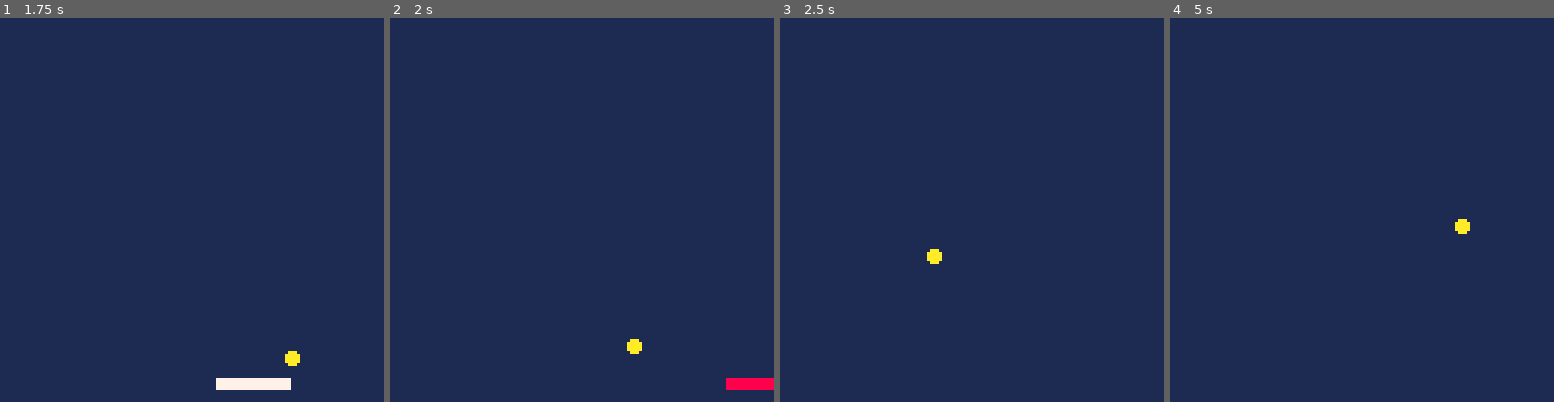
Above: before the commit, frames 1-4 (left to right).
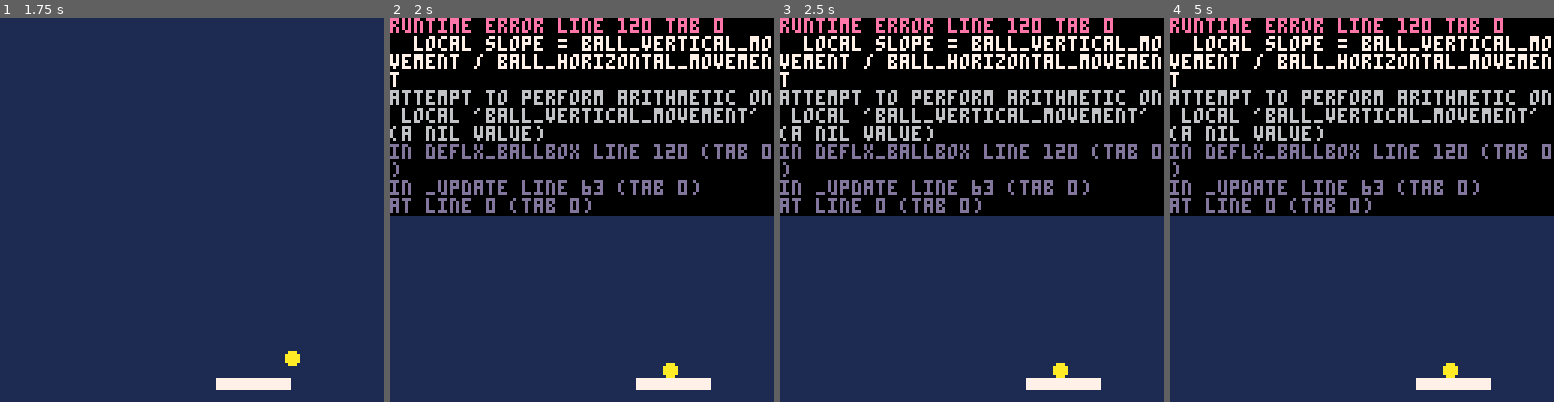
Above: after the commit, the same moments.

Repository: Mackeriah/Breakout-tutorial
Game: PICO-8 cartridge breakout/breakout.p8
Two runs of this game, one before a commit and one after it. Both use one fixed random seed, a clock stepped at 60 frames per second and the inputs below.
Inputs:
- Up to frame 1 (1.75 s): hold Right from 1.6 s (still down)
- Up to frame 2 (2 s): keep holding Right
- Up to frame 3 (2.5 s): release Right at 2.1 s; hold Right from 2.47 s (still down)
- Up to frame 4 (5 s): release Right at 3.03 s; hold Left 3.08-3.58 s; hold Right 4.02-4.68 s

Frame 1 is identical in both runs. In frame 2, 53% of the frame differs, in the area x 0-100%, y 0-97%; in frame 3, 52%; in frame 4, 52%.
Error after the commit: runtime error line 120 tab 0; local slope = ball_vertical_movement / ball_horizontal_movement; attempt to perform arithmetic on local 'ball_vertical_movement' …

Commit message:
Update breakout.p8
nope, his collision code is insane and doesn't even work properly! I'm going to try and fix the issues with mine

Diff:
--- a/breakout/breakout.p8
+++ b/breakout/breakout.p8
@@ -24,7 +24,10 @@
 end
 
 function _update() -- runs every frame
-	-- paddle movement
+	-- variables used later
+	local next_ball_x_pos, next_ball_y_pos
+
+	-- paddle movement when player presses keys
 	local button_press = false
 	if btn(0) then
 	paddle_x_speed = -5 --left
@@ -39,26 +42,41 @@
 	end
 	paddle_x_pos += paddle_x_speed
 
-	--ball movement
-	ball_x_pos += ball_x_move
-	ball_y_pos += ball_y_move
+	-- store ball position for next frame
+	next_ball_x_pos = ball_x_pos + ball_x_move
+	next_ball_y_pos = ball_y_pos + ball_y_move
 
 	-- screen bounce
-	if ball_x_pos >= 127 or ball_x_pos < 0 then
+	-- check if ball would be out of screen boundary
+	if next_ball_x_pos >= 127 or next_ball_x_pos < 0 then
+		-- mid function always returns the middle of the values
+		next_ball_x_pos = mid(0, next_ball_x_pos, 127)
 		ball_x_move = -ball_x_move
 		sfx(0)
 	end
-	if ball_y_pos >= 127 or ball_y_pos <= 0 then
+	if next_ball_y_pos >= 127 or next_ball_y_pos <= 0 then
+		next_ball_y_pos = mid(0, next_ball_y_pos, 127)
 		ball_y_move = -ball_y_move
 		sfx(0)
 	end
 
+	paddle_collision = 7 -- set paddle back to default colour
 	--change paddle colour on collision
-	if ball_paddle_collision(paddle_x_pos, paddle_y_pos, paddle_width, paddle_height) then
+	if ball_paddle_collision(next_ball_x_pos, next_ball_y_pos, paddle_x_pos, paddle_y_pos, paddle_width, paddle_height) then
+		if deflx_ballbox(ball_start_x_pos,ball_start_y_pos,ball_horizontal_movement,ball_vertical_movement,box_x,box_y,box_w,box_h) then
+			-- if this function returns true, we need to deflect ball horizontally
+			ball_x_move = -ball_x_move
+		else
+			ball_y_move = -ball_y_move
+		end
 		paddle_collision = 8
 		sfx(1)
-		ball_y_move = -ball_y_move
-	end
+	end
+
+	-- actually move the ball position
+	ball_x_pos = next_ball_x_pos
+	ball_y_pos = next_ball_y_pos
+
 end
 
 function _draw() -- runs every frame (after update)
@@ -71,24 +89,96 @@
 	rectfill(paddle_x_pos, paddle_y_pos, paddle_x_pos+paddle_width, paddle_y_pos+paddle_height, paddle_collision)
 end
 
-function ball_paddle_collision(paddle_x_pos, paddle_y_pos, paddle_width, paddle_height)
+function ball_paddle_collision(next_ball_x_pos, next_ball_y_pos, paddle_x_pos, paddle_y_pos, paddle_width, paddle_height)
 	-- find top of ball and left edge of paddle
-	if ball_y_pos - ball_radius > paddle_y_pos + paddle_height then
+	if next_ball_y_pos - ball_radius > paddle_y_pos + paddle_height then
 		return false -- ball has not hit left edge of paddle
 	end
 	-- find bottom of ball and top edge of paddle
-	if ball_y_pos + ball_radius < paddle_y_pos then -- I think this is wrong
+	if next_ball_y_pos + ball_radius < paddle_y_pos then -- I think this is wrong
 		return false -- ball has not hit top edge of paddle
 	end
 	-- find left side of ball and right edge of paddle
-	if ball_x_pos - ball_radius > paddle_x_pos + paddle_width then
+	if next_ball_x_pos - ball_radius > paddle_x_pos + paddle_width then
 		return false -- ball has not hit left edge of paddle
 	end
 	-- find bottm of ball and top edge of paddle
-	if ball_x_pos + ball_radius < paddle_x_pos then -- I think this is wrong
+	if next_ball_x_pos + ball_radius < paddle_x_pos then -- I think this is wrong
 		return false -- ball has not hit top edge of paddle
 	end
 	return true
+end
+
+function deflx_ballbox(ball_start_x_pos,ball_start_y_pos,ball_horizontal_movement,ball_vertical_movement,box_x,box_y,box_w,box_h)
+ -- calculate whether to deflect ball horizontally or vertically
+
+  -- if ball moving perfectly vertically exit function
+ if ball_horizontal_movement == 0 then
+  return false
+ -- if ball moving perfectly horizontally exit function
+ elseif ball_vertical_movement == 0 then
+  return true
+ else -- if it's neither of those cases, it MUST be moving diagonally
+  -- calculate slope
+  local slope = ball_vertical_movement / ball_horizontal_movement
+  print('slope '..slope, 0, 40, 7)
+  local cx, cy
+
+  -- determine which direction ball is moving
+  if slope > 0 and ball_horizontal_movement > 0 then
+   -- moving down right
+   debug1="q1 top left"
+   cx = box_x - ball_start_x_pos
+   cy = box_y - ball_start_y_pos
+   print('cx '..cx, 0, 50, 7)
+   print('cy '..cy, 0, 60, 7)
+
+   if cx <= 0 then
+    return false
+   elseif cy / cx < slope then
+    return true
+   else
+    return false
+   end
+  elseif slope < 0 and ball_horizontal_movement > 0 then
+   debug1="q2 bottom left"
+   -- moving up right
+   cx = box_x - ball_start_x_pos
+   cy = box_y + box_h - ball_start_y_pos
+   if cx <= 0 then
+    return false
+   elseif cy / cx < slope then
+    return false
+   else
+    return true
+   end
+  elseif slope > 0 and ball_horizontal_movement < 0 then
+   debug1="q3 bottom right"
+   -- moving left up
+   cx = box_x + box_w - ball_start_x_pos
+   cy = box_y + box_h - ball_start_y_pos
+   if cx >= 0 then
+    return false
+   elseif cy / cx > slope then
+    return false
+   else
+    return true
+   end
+  else
+   -- moving left down
+   debug1="q4 top right"
+   cx = box_x + box_w - ball_start_x_pos
+   cy = box_y - ball_start_y_pos
+   if cx >= 0 then
+    return false
+   elseif cy / cx < slope then
+    return false
+   else
+    return true
+   end
+  end
+ end
+ return false
 end
 
 -- moved into update to match Kristen's
